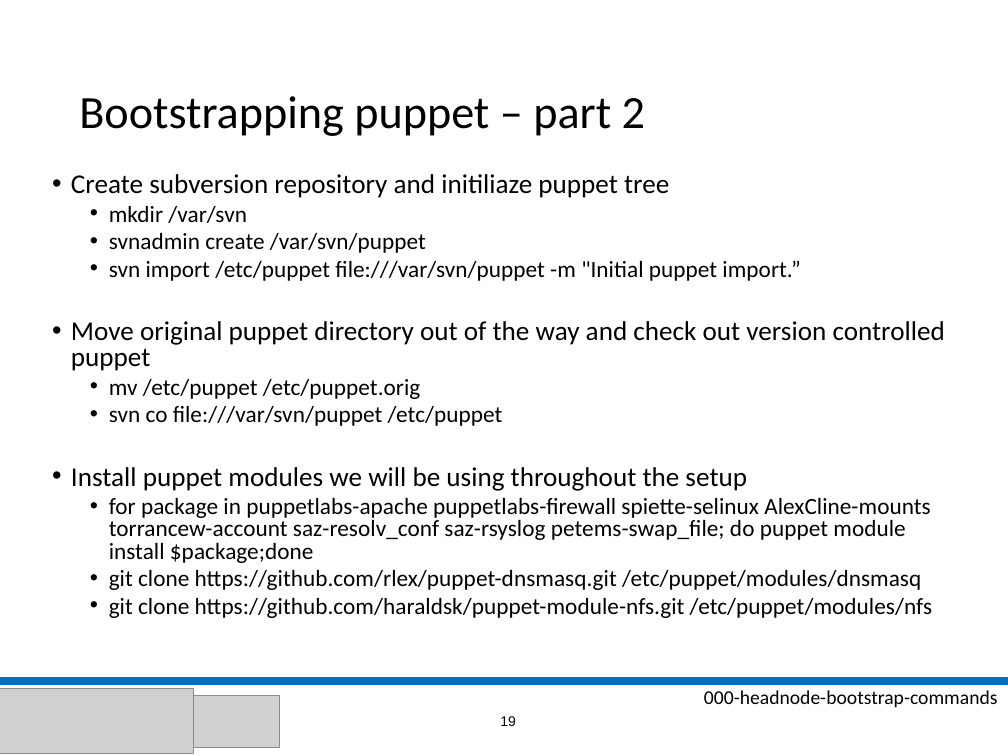
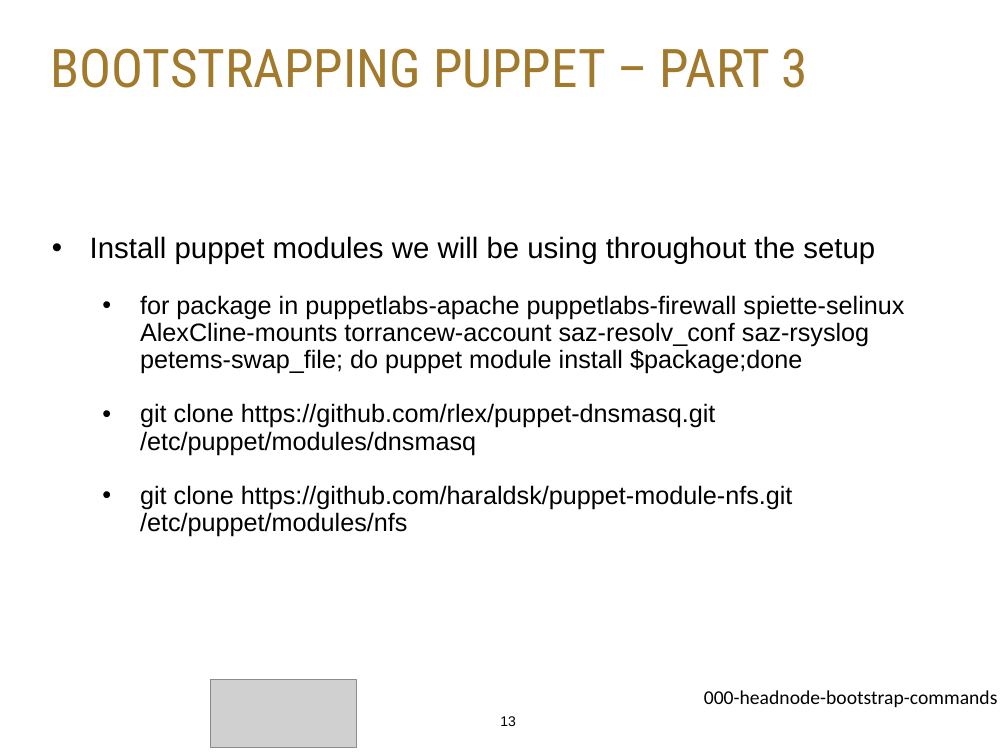
Before and after one commit to stephenlienharrell/build-a-cluster-presentation, a slide deck: slide 13 of Build-A-Cluster.pptx (slide 19 before the commit). Drawn at 1008x756 pixels with LibreOffice and Linux fonts; fonts in the diff are those of the drawing; grey boxes stand for pictures; background and template pictures are left out. Boxes give left, top, right and bottom in pixels: in the first picture for what was removed or moved away, otherwise in the second. Text is boxed around its words. In the diff, an @@ line names an element or a change of style, - is before the commit and + after.

```diff
--- a/Build-A-Cluster.pptx
+++ b/Build-A-Cluster.pptx
@@ title "BOOTSTRAPPING PUPPET – PART 3" at (51,48,808,88): vertical alignment middle to top @@
@@ title at (51,48,808,88): text changed; size 33 to 38 pt; font Calibri to Roboto Condensed; text colour #000000 to #A3792C @@
-Bootstrapping puppet – part 2
+BOOTSTRAPPING PUPPET – PART 3
@@ text "Install puppet modules we will ..." at (90,236,904,537): size 19.4 to 21 pt in "Install puppet modules we will be using ..."; font Calibri to Arial; size 16.6 to 18 pt in "for package in puppetlabs-apache puppetlabs-firewall spiette ...", "git clone https://github.com/rlex/puppet-dnsmasq.git /etc/pu ...", "git clone https://github.com/haraldsk/puppet-module-nfs.git  ..."; indent changed; line spacing 0.8 to 0.9; less space between paragraphs @@
@@ text at (71,174,945,426): paragraphs removed @@
-• Create subversion repository and initiliaze puppet tree
-  • mkdir /var/svn
-  • svnadmin create /var/svn/puppet
-  • svn import /etc/puppet file:///var/svn/puppet -m "Initial puppet import.”
-• Move original puppet directory out of the way and check out version controlled puppet
-  • mv /etc/puppet /etc/puppet.orig
-  • svn co file:///var/svn/puppet /etc/puppet
@@ line removed from (0, 681) to (1008, 681) @@
@@ picture removed at (0,688,194,753) @@
@@ picture added at (211,679,357,748) @@
@@ picture removed at (194,696,280,747) @@
@@ page number at (500,716,516,726): text changed @@
-19
+13
```
Also in this commit, not shown: 42 other slides changed, 7 slides added, 21 slides removed, 24 other files.
